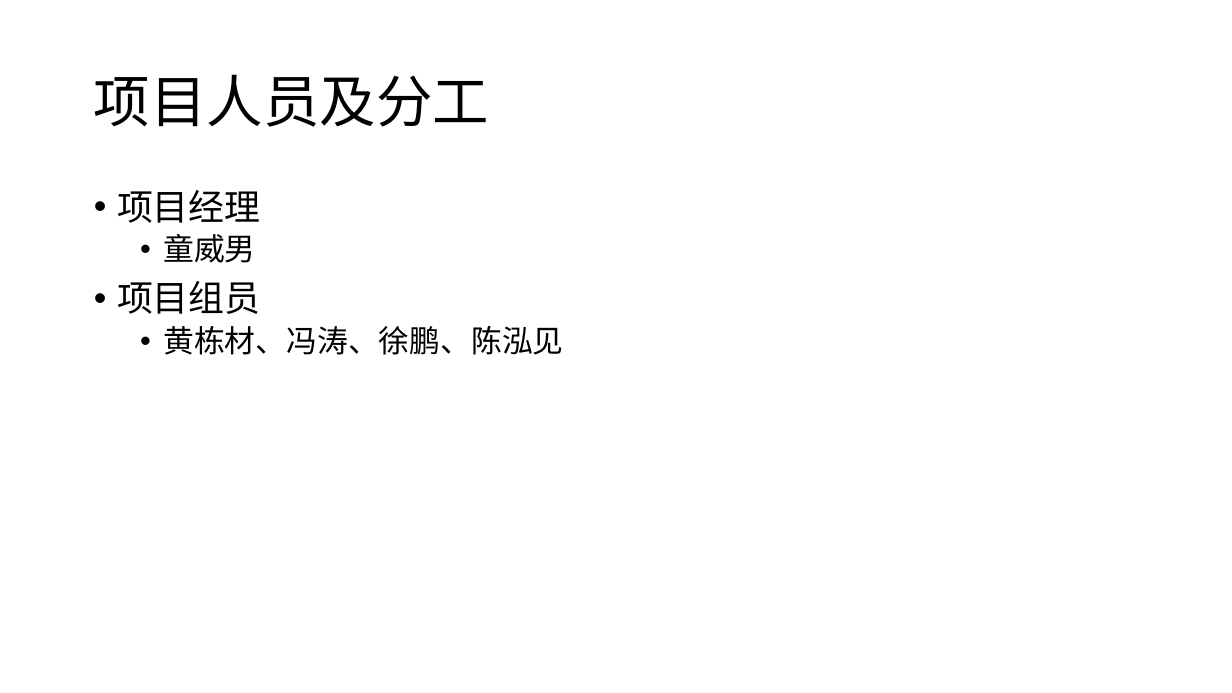
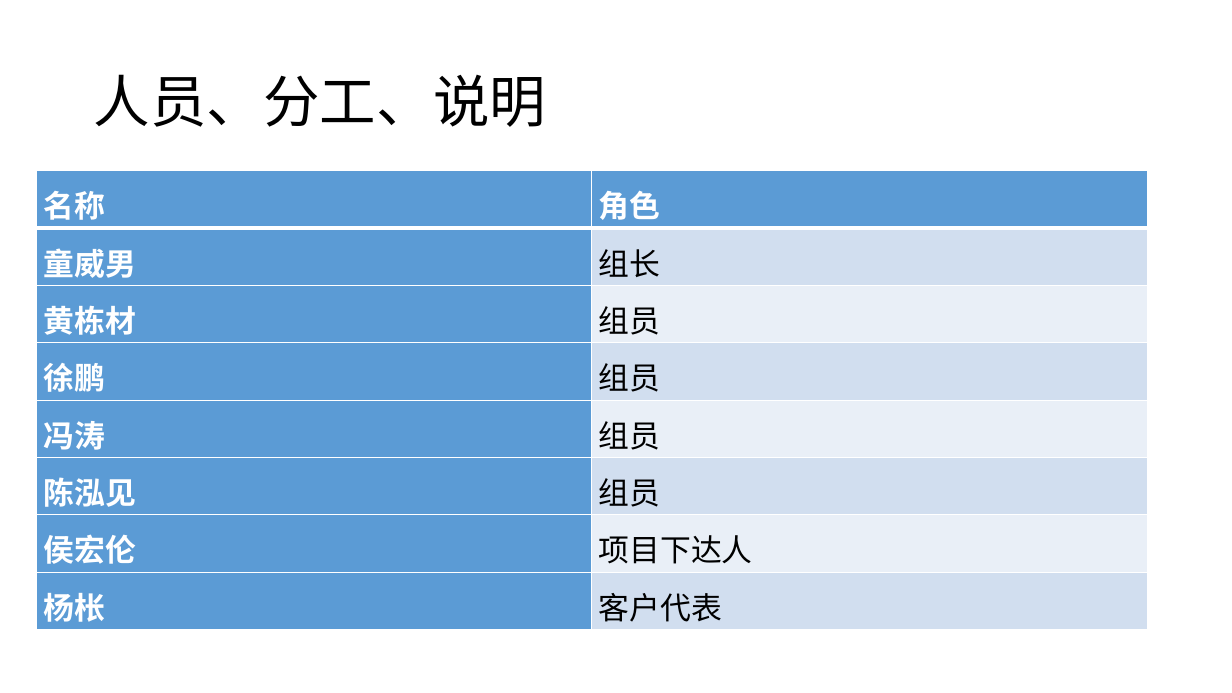
Before and after one commit to twn422/PRD2017, a slide deck: slide 15 of PRD-2017-G24/STW/受控文件/分析设计/项目总体计划/总体项目计划.pptx (slide 13 before the commit). Drawn at 1232x693 pixels with LibreOffice and Linux fonts; fonts in the diff are those of the drawing. Boxes give left, top, right and bottom in pixels: in the first picture for what was removed or moved away, otherwise in the second. Text is boxed around its words. In the diff, an @@ line names an element or a change of style, - is before the commit and + after.

Commit message:
总体项目计划正式版

```diff
--- a/PRD-2017-G24/STW/受控文件/分析设计/项目总体计划/总体项目计划.pptx
+++ b/PRD-2017-G24/STW/受控文件/分析设计/项目总体计划/总体项目计划.pptx
@@ title at (94, 74, 546, 127): text changed @@
-项目人员及分工
+人员、分工、说明
@@ table added at (37, 171, 1148, 630), 8 rows, 2 columns @@
+名称 | 角色
+童威男 | 组长
+黄栋材 | 组员
+徐鹏 | 组员
+冯涛 | 组员
+陈泓见 | 组员
+侯宏伦 | 项目下达人
+杨枨 | 客户代表
@@ text removed at (117, 190, 563, 355) @@
-• 项目经理
-  • 童威男
-• 项目组员
-  • 黄栋材、冯涛、徐鹏、陈泓见
```
Also in this commit, not shown: 8 other slides changed, 13 slides added, 1 slide removed, 6 other files.
